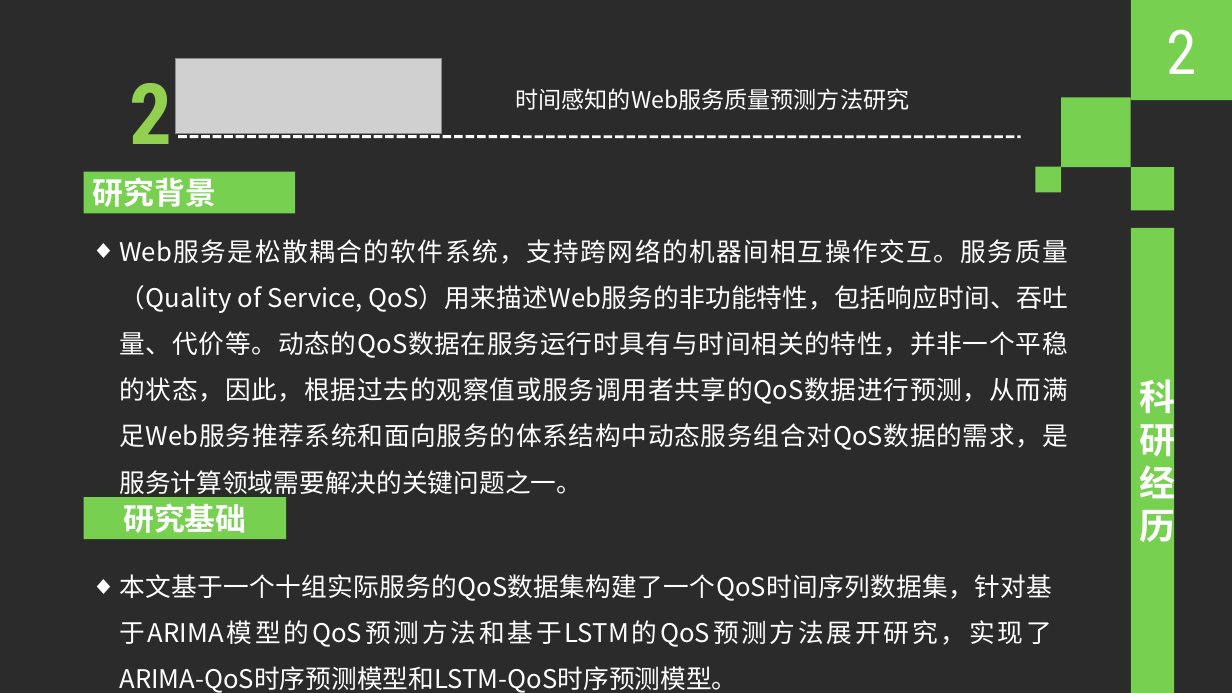
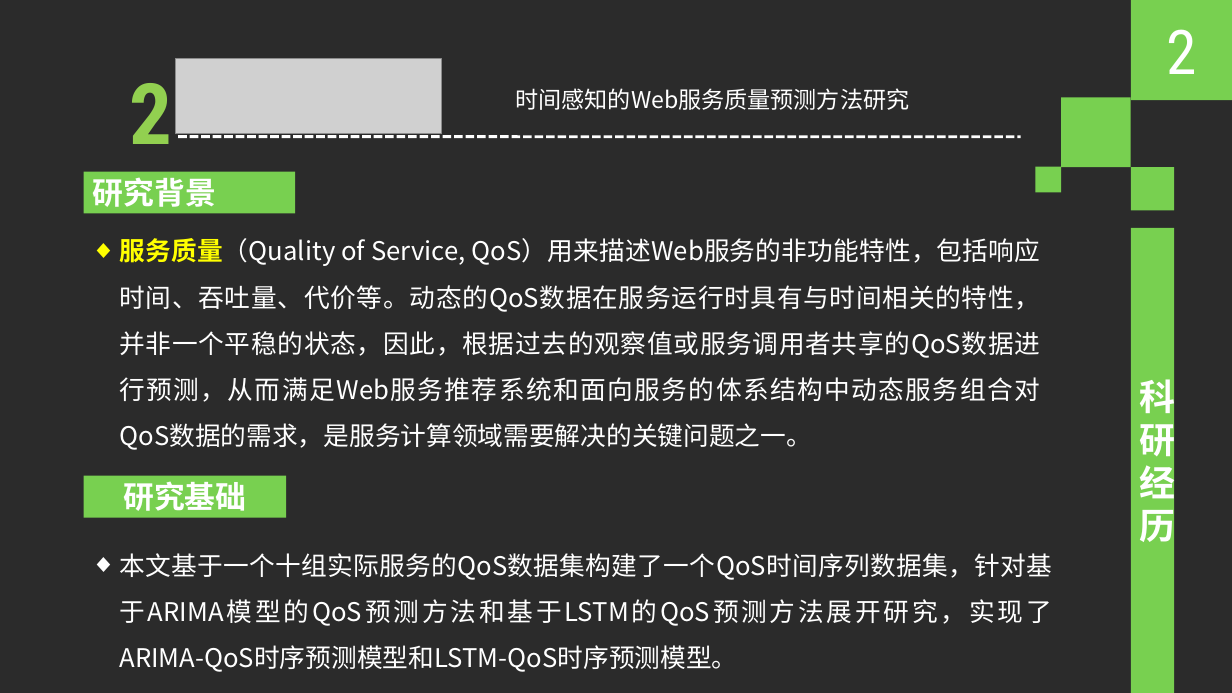
Before and after one commit to henryzhao/graduate, a slide deck: slide 10 of 赵玉琦2018年博士复试专家组考核答辩.pptx. Drawn at 1232x693 pixels with LibreOffice and Linux fonts; fonts in the diff are those of the drawing; grey boxes stand for pictures; background and template pictures are left out; a plain dark background stands for a picture behind light text. Boxes give left, top, right and bottom in pixels: in the first picture for what was removed or moved away, otherwise in the second. Text is boxed around its words. In the diff, an @@ line names an element or a change of style, - is before the commit and + after.

Commit message:
add ppt

```diff
--- a/赵玉琦2018年博士复试专家组考核答辩.pptx
+++ b/赵玉琦2018年博士复试专家组考核答辩.pptx
@@ text at (119,238,1041,450): text changed @@
-◆ Web服务是松散耦合的软件系统，支持跨网络的机器间相互操作交互。服务质量（Quality of Service, QoS）用来描述Web服务的非功能特性，包括响应时间、吞吐量、代价等。动态的QoS数据在服务运行时具有与时间相关的特性，并非一个平稳的状态，因此，根据过去的观察值或服务调用者共享的QoS数据进行预测，从而满足Web服务推荐系统和面向服务的体系结构中动态服务组合对QoS数据的需求，是服务计算领域需要解决的关键问题之一。
+◆ 服务质量（Quality of Service, QoS）用来描述Web服务的非功能特性，包括响应时间、吞吐量、代价等。动态的QoS数据在服务运行时具有与时间相关的特性，并非一个平稳的状态，因此，根据过去的观察值或服务调用者共享的QoS数据进行预测，从而满足Web服务推荐系统和面向服务的体系结构中动态服务组合对QoS数据的需求，是服务计算领域需要解决的关键问题之一。
@@ rectangle "研究基础": place and size @@
-rectangle "研究基础" at (83,497,286,539)
+rectangle "研究基础" at (83,476,286,518)
@@ text "本文基于一个十组实际服务的QoS数据集构建了一个QoS时间序列数据集，针对基于ARIMA模型的QoS预测方法和基于LST ...": place and size @@
-text "本文基于一个十组实际服务的QoS数据集构建了一个QoS时间序列数据集，针对基于ARIMA模型的QoS预测方法和基于LST ..." at (119,574,1052,693)
+text "本文基于一个十组实际服务的QoS数据集构建了一个QoS时间序列数据集，针对基于ARIMA模型的QoS预测方法和基于LST ..." at (119,553,1052,672)
```
Also in this commit, not shown: 6 other files.
